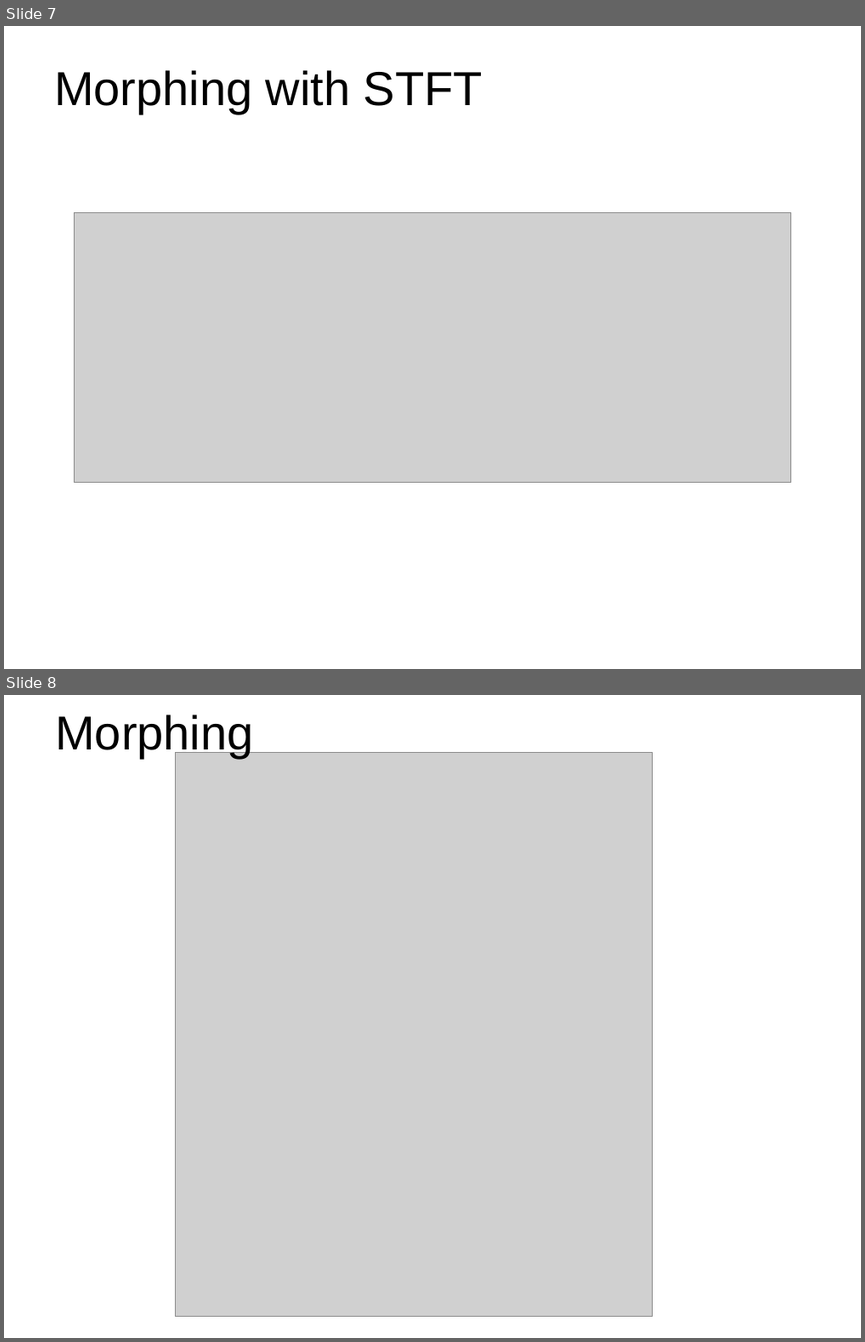
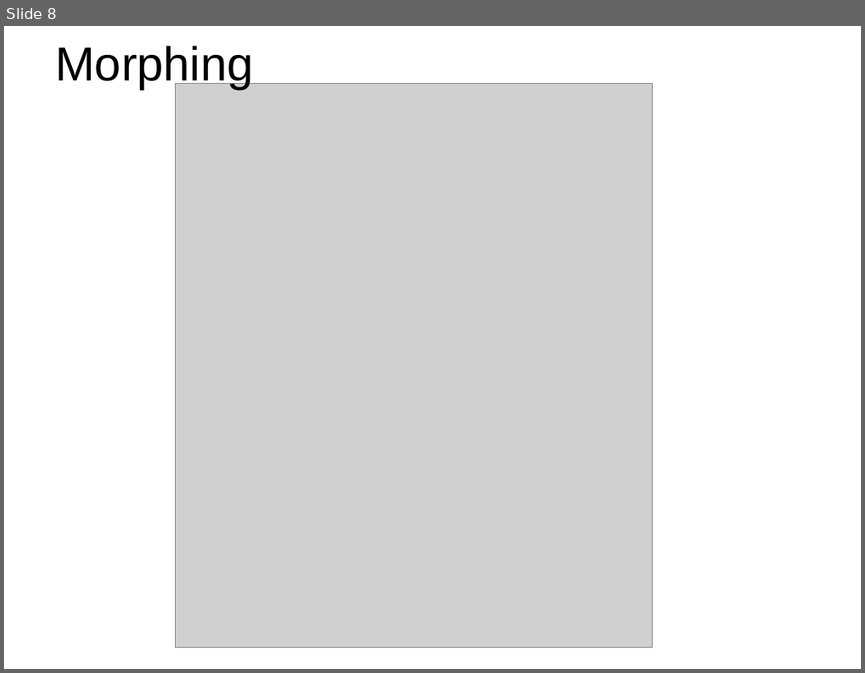
Before and after one commit to MTG/sms-tools, a slide deck: teaching-material/lectures/lect8-Sound-transformations/8-Sound-transformations.odp. Shown one above the other, each under a label of ours: slides 7 and 8 before the commit, slide 8 after it. The pictures are 865x1342 and 865x673 pixels, drawn with LibreOffice and Linux fonts; fonts in the diff are those of the drawing; grey boxes stand for pictures. Boxes give left, top, right and bottom in pixels: in the first picture for what was removed or moved away, otherwise in the second. Text is boxed around its words. In the diff, an @@ line names an element or a change of style, - is before the commit and + after.

```diff
--- a/teaching-material/lectures/lect8-Sound-transformations/8-Sound-transformations.odp
+++ b/teaching-material/lectures/lect8-Sound-transformations/8-Sound-transformations.odp
@@ slide 7 removed at [4, 26, 861, 669], background #FFFFFF @@
@@ title removed at [54, 70, 483, 114] @@
-Morphing with STFT
@@ picture removed at [75, 213, 790, 482] @@
```
Also in this commit, not shown: 3 slides changed, 1 slide added, 6 other files.
